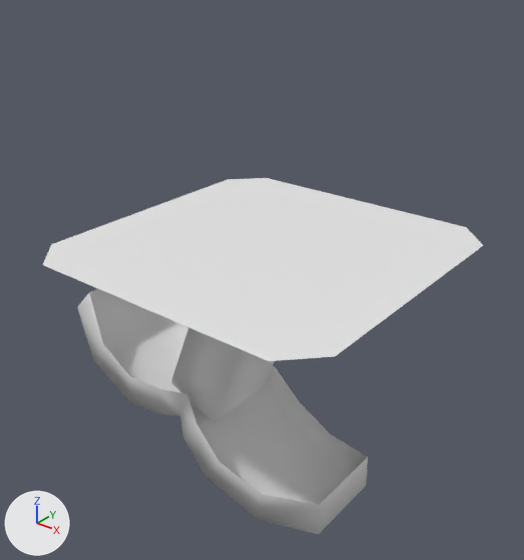
A saved change to the FBX model Reference/Resources/Mesh/Animation/Effect/E_SP_Yadoriginotane_Loop.fbx.
The view is the same before and after, from a 50 mm lens placed at (0.0142, -0.0181, 0.0103), pointed at (-0.0005, 0.0004, -0.0011). Lighting does not change. The marker at lower left points along +X, +Y and +Z. Materials are left out; every surface is plain grey.

The older version as bpy lines, for what is in view:
```python
me_ground = bpy.data.meshes.new('ground')
me_ground.from_pydata(...)  # 16 vertices, 22 faces; spans x -0.627..0.627, y 0.0, z -0.627..0.627
me_ground.materials.append(mat_lambert1)
me_plantmodel = bpy.data.meshes.new('plantmodel')
me_plantmodel.from_pydata(...)  # 68 vertices, 104 faces; spans x -0.378..0.378, y 0.0..0.393, z -0.109..0.109
me_plantmodel.materials.append(mat_lambert1)
ob_ground = bpy.data.objects.new('ground', me_ground)
ob_ground.parent = ob_e_sp_yadoriginotane_loop
ob_ground.location = (0.0, 0.05, 0.0)
ob_ground.scale = (0.928, 1.0, 0.928)
ob_model_scale = bpy.data.objects.new('model_scale', None)
ob_model_scale.parent = ob_e_sp_yadoriginotane_loop
ob_model_scale.location = (0.0, 0.0, 0.0)
ob_model_scale.rotation_euler = (0.0, 0.0, 2.676)  # degrees (0, 0, 153)
ob_model_scale.scale = (1.8, 1.8, 1.8)
ob_plantmodel = bpy.data.objects.new('plantmodel', me_plantmodel)
ob_plantmodel.parent = ob_model_scale
ob_plantmodel.location = (0.0, 0.0, 0.0)
ob_plantmodel.rotation_euler = (0.0, 0.0, 0.0882)  # degrees (0, 0, 5.1)
ob_plantmodel.scale = (1.0, 1.17, 1.26)
```
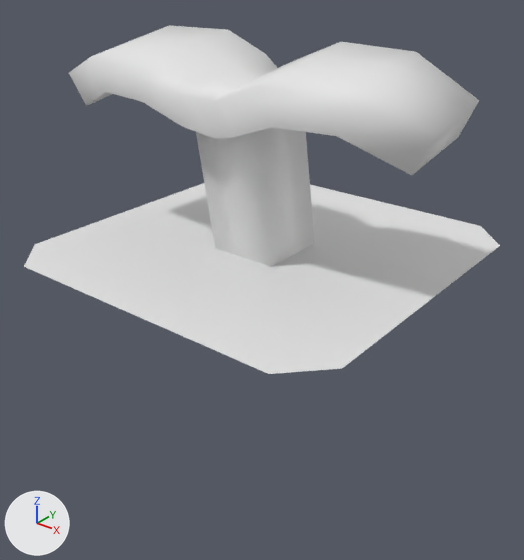
ob_model_scale is not drawn itself; it is the parent of ob_plantmodel.

Where the change shows, as pixel boxes (x1, y1, x2, y2) in the pictures (524 x 560 px):
'plantmodel', turned, rescaled: before (77, 289, 368, 534); after (69, 25, 479, 266)
'ground', rescaled (8% wider): before (43, 178, 483, 361); after (24, 183, 500, 374)

What the commit changed:
Object 'model_scale' (ob_model_scale) turns from (0, 0, 153) to (10, 0, 0) degrees about x, y and z.
Object 'ground' (ob_ground) is rescaled from (0.928, 1.0, 0.928) to (1.0, 1.0, 1.0).
Object 'plantmodel' (ob_plantmodel) turns from (0, 0, 5.1) to (0, 0, 0) degrees about x, y and z.
Object 'plantmodel' (ob_plantmodel) is rescaled from (1.0, 1.17, 1.26) to (1.0, 1.0, 1.0).
